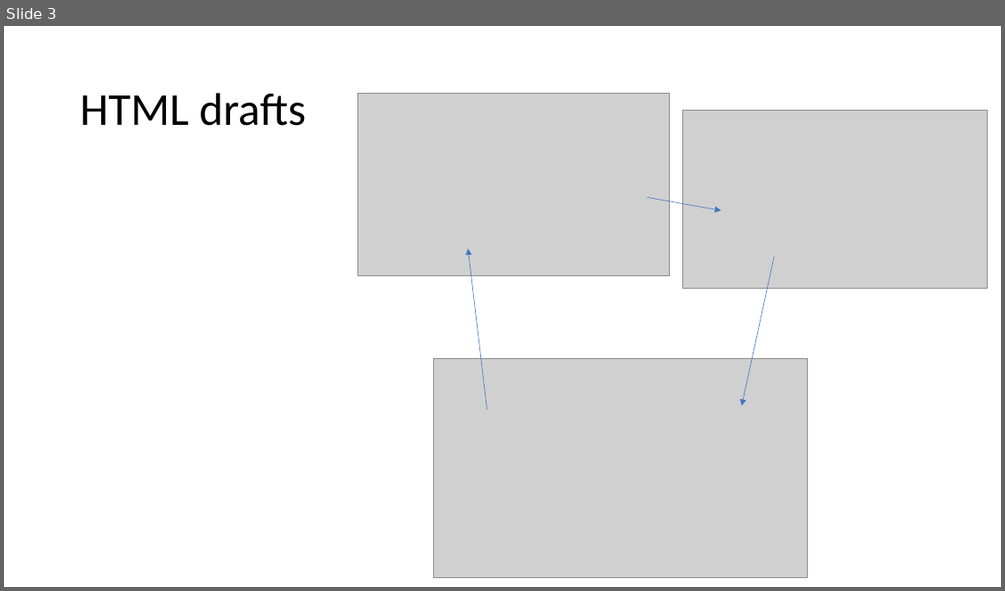
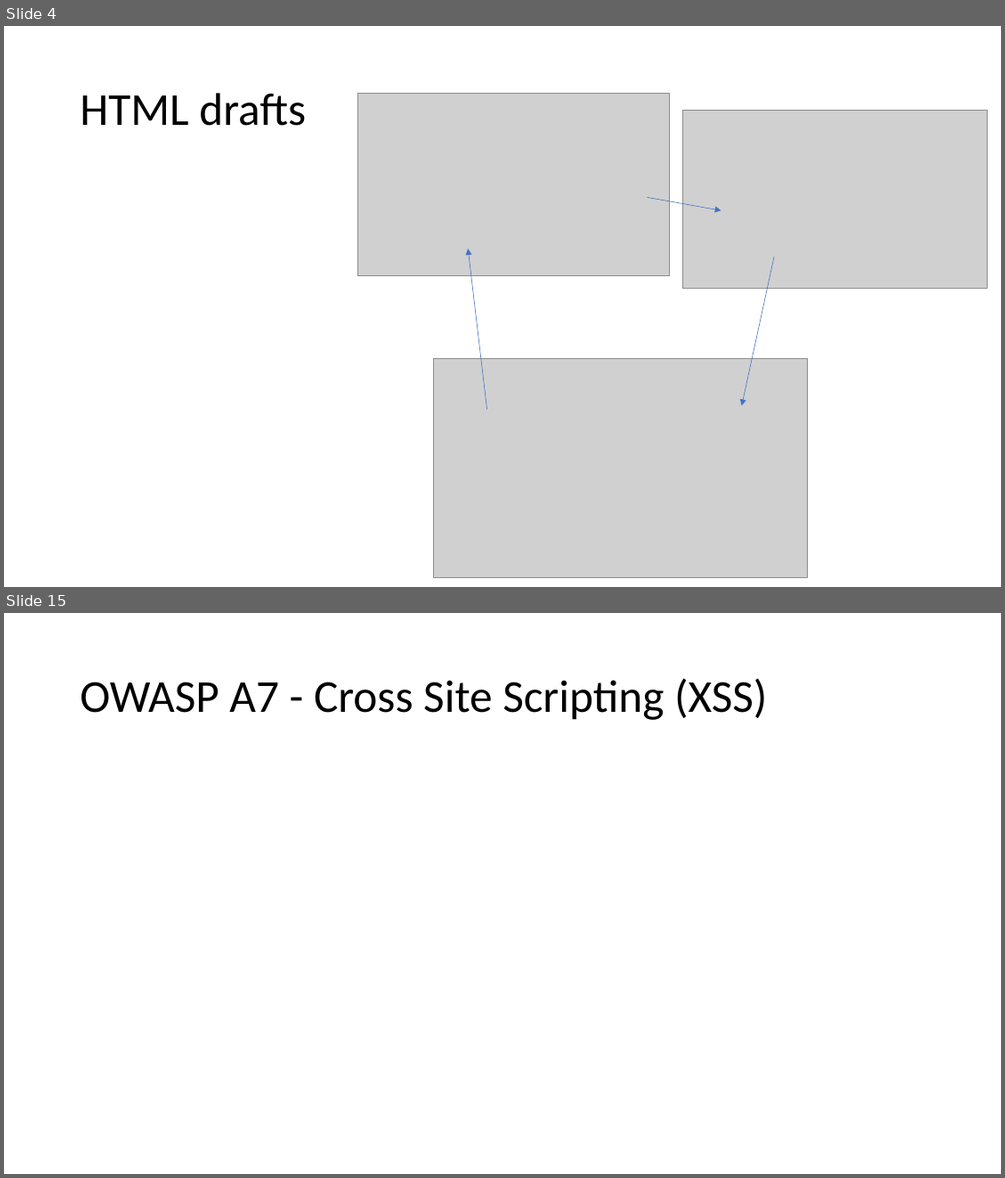
Before and after one commit to jkunnas58/dat250_netbank_fall_2020, a slide deck: Project_report_group_9.pptx. Shown one above the other, each under a label of ours: slide 3 before the commit, slides 4 and 15 after it; the slides between them are not shown. The pictures are 1005x591 and 1005x1178 pixels, drawn with LibreOffice and Linux fonts; fonts in the diff are those of the drawing; grey boxes stand for pictures. Boxes give left, top, right and bottom in pixels: in the first picture for what was removed or moved away, otherwise in the second. Text is boxed around its words. In the diff, an @@ line names an element or a change of style, - is before the commit and + after.

```diff
--- a/Project_report_group_9.pptx
+++ b/Project_report_group_9.pptx
@@ slide 15 added at (4, 613, 1001, 1174), background #FFFFFF @@
@@ title added at (80, 678, 767, 720), 44 pt, text #000000 @@
+OWASP A7 - Cross Site Scripting (XSS)
@@ what was slide 3 is now slide 4 @@
```
Also in this commit, not shown: 3 slides changed, 16 other slides added, 1 other file.
